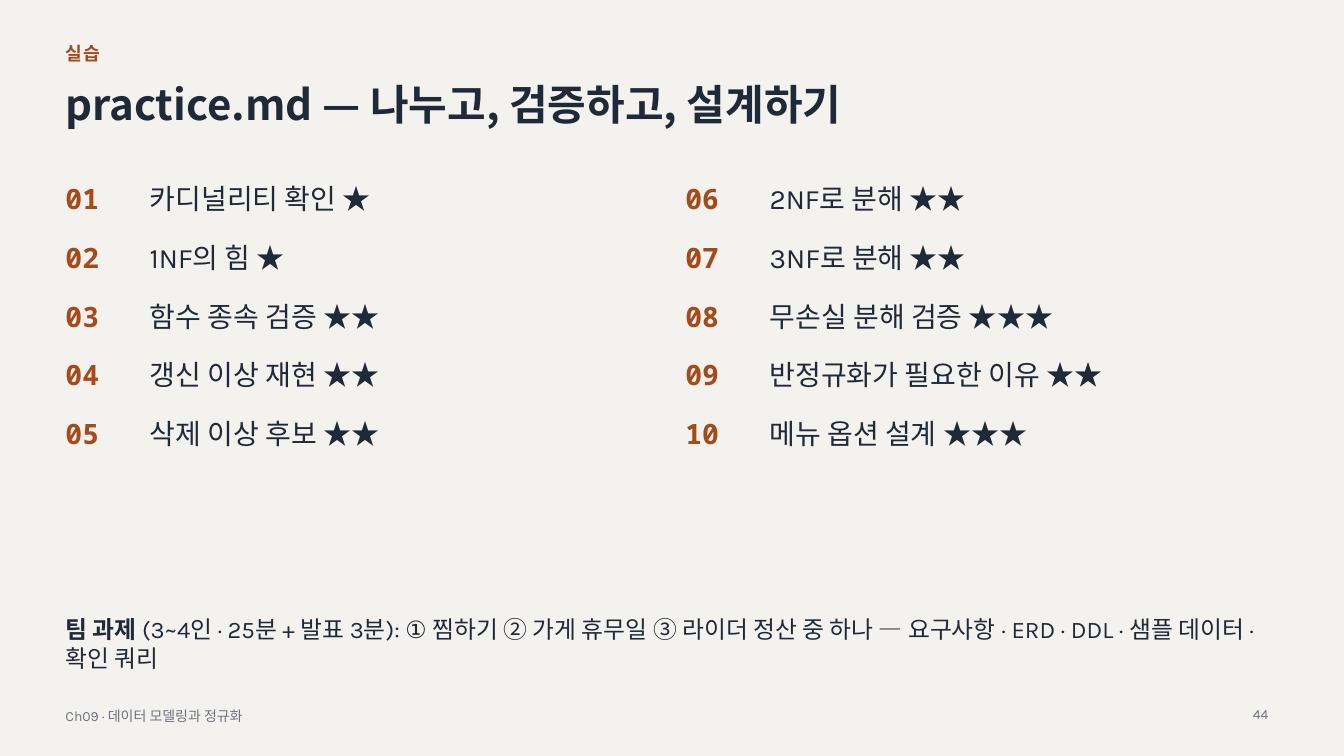
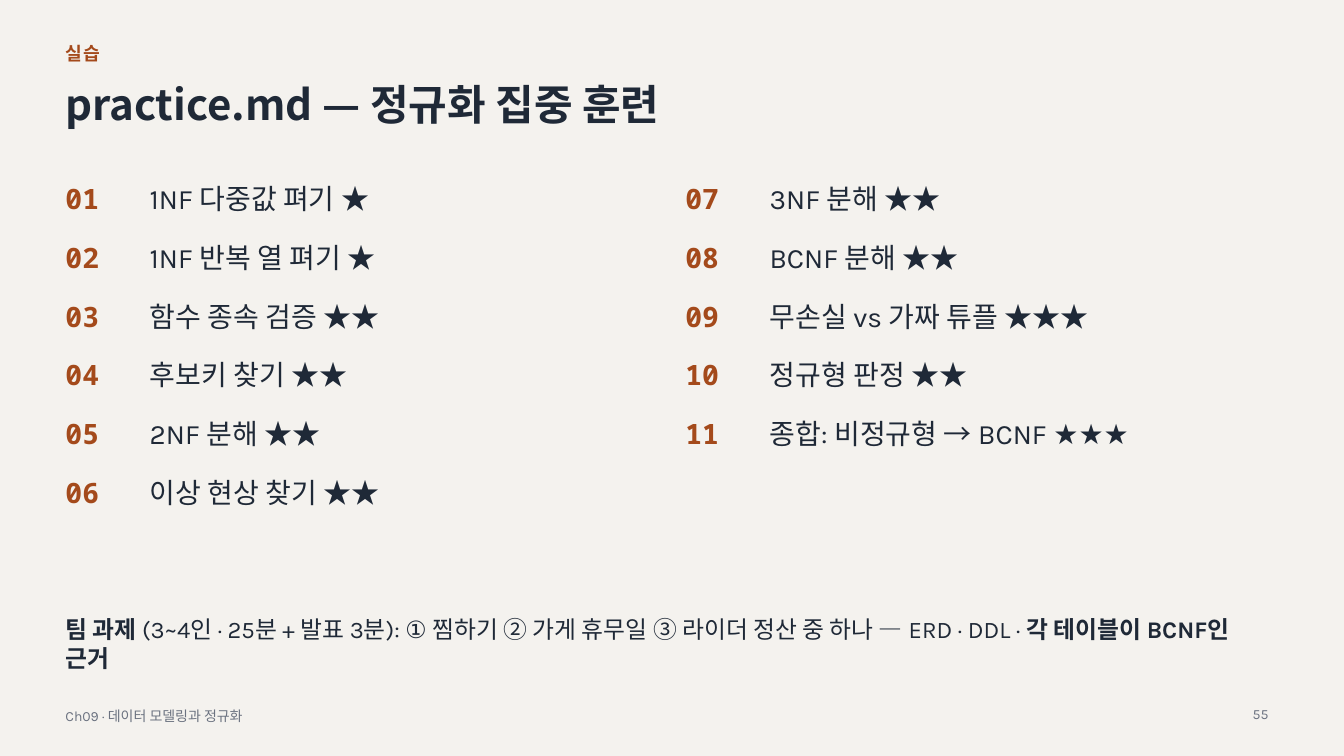
Before and after one commit to minjae0529-blip/DB-STUDY, a slide deck: slide 55 of chapters/ch09-modeling-normalization/ch09-slides.pptx (slide 44 before the commit). Drawn at 1344x756 pixels with LibreOffice and Linux fonts; fonts in the diff are those of the drawing. Boxes give left, top, right and bottom in pixels: in the first picture for what was removed or moved away, otherwise in the second. Text is boxed around its words. In the diff, an @@ line names an element or a change of style, - is before the commit and + after.

Commit message:
docs & feat: Ch09 정규화(1NF~BCNF) 및 Ch10 뷰·인덱스·EXPLAIN 실습 쿼리와 README 정리

```diff
--- a/chapters/ch09-modeling-normalization/ch09-slides.pptx
+++ b/chapters/ch09-modeling-normalization/ch09-slides.pptx
@@ title at [66,84,659,129]: text changed @@
-practice.md — 나누고, 검증하고, 설계하기
+practice.md — 정규화 집중 훈련
@@ text at [65,186,341,270]: text changed @@
-01 카디널리티 확인 ★
-02 1NF의 힘 ★
+01 1NF 다중값 펴기 ★
+02 1NF 반복 열 펴기 ★
@@ text at [685,186,1046,447]: text changed @@
-06 2NF로 분해 ★★
-07 3NF로 분해 ★★
-08 무손실 분해 검증 ★★★
-09 반정규화가 필요한 이유 ★★
-10 메뉴 옵션 설계 ★★★
+07 3NF 분해 ★★
+08 BCNF 분해 ★★
+09 무손실 vs 가짜 튜플 ★★★
+10 정규형 판정 ★★
+11 종합: 비정규형 → BCNF ★★★
@@ text at [65,361,317,506]: text changed @@
-04 갱신 이상 재현 ★★
-05 삭제 이상 후보 ★★
+04 후보키 찾기 ★★
+05 2NF 분해 ★★
+06 이상 현상 찾기 ★★
@@ text at [65,618,1230,669]: text changed @@
-팀 과제 (3~4인 · 25분 + 발표 3분): ① 찜하기 ② 가게 휴무일 ③ 라이더 정산 중 하나 — 요구사항 · ERD · DDL · 샘플 데이터 · 확인 쿼리
+팀 과제 (3~4인 · 25분 + 발표 3분): ① 찜하기 ② 가게 휴무일 ③ 라이더 정산 중 하나 — ERD · DDL · 각 테이블이 BCNF인 근거
@@ page number at [1253,710,1269,719]: text changed @@
-44
+55
```
Also in this commit, not shown: 3 other slides changed, 11 slides added, 11 other files.
